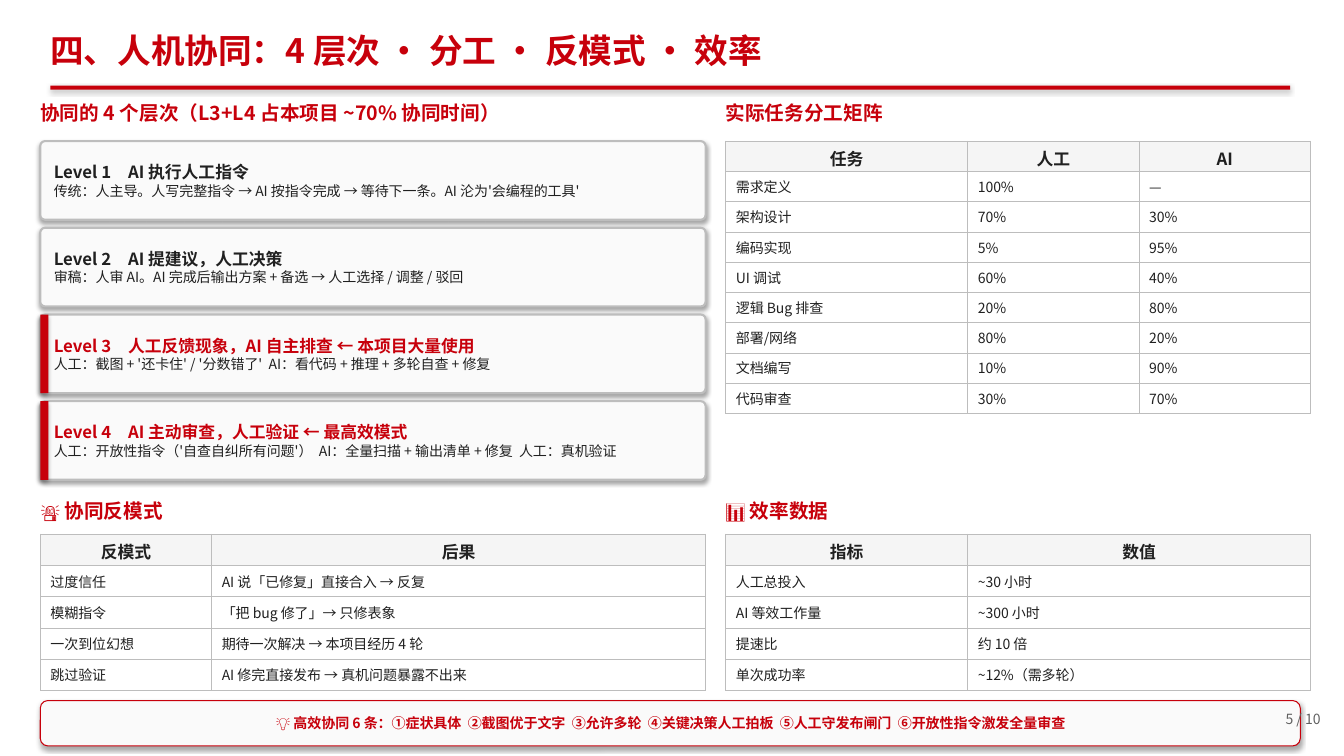
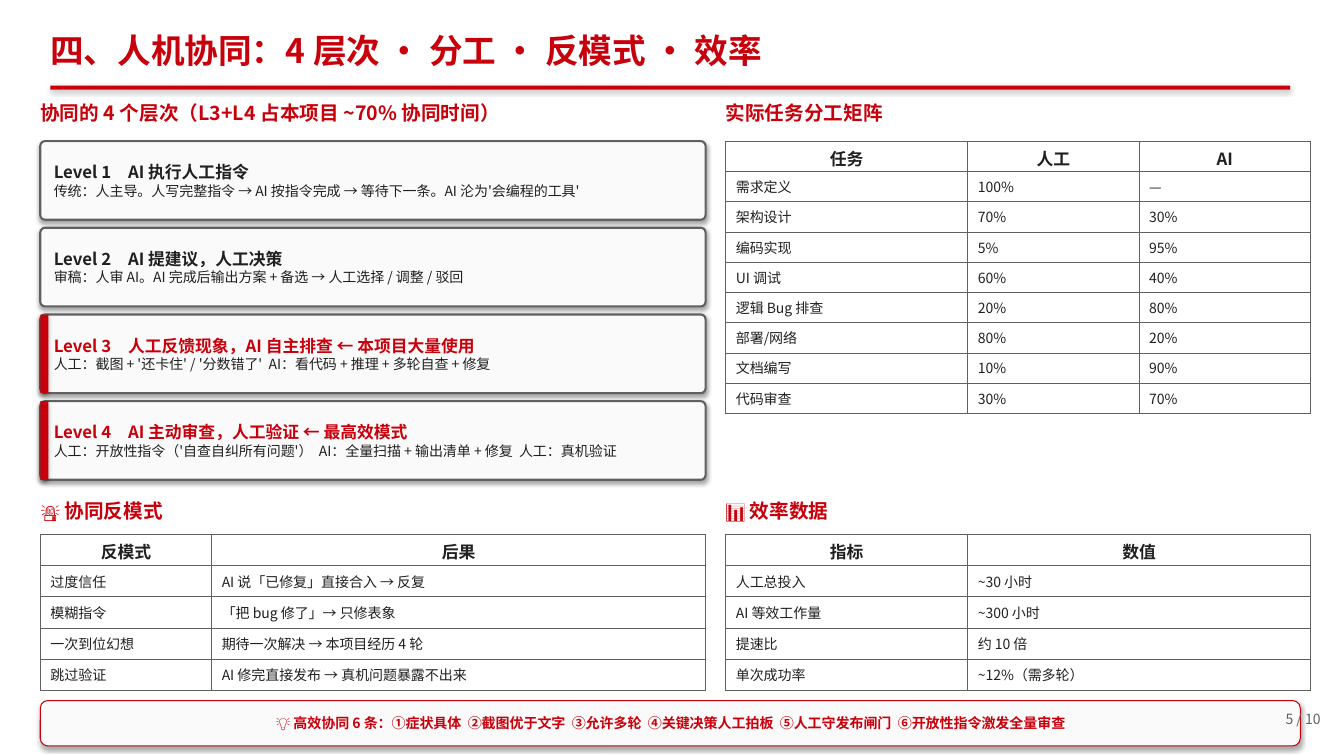
Before and after one commit to berming/AndroidAPP, a slide deck: slide 5 of docs/dev_summary.pptx. Drawn at 1344x756 pixels with LibreOffice and Linux fonts; fonts in the diff are those of the drawing. Boxes give left, top, right and bottom in pixels: in the first picture for what was removed or moved away, otherwise in the second. Text is boxed around its words. In the diff, an @@ line names an element or a change of style, - is before the commit and + after.

```diff
--- a/docs/dev_summary.pptx
+++ b/docs/dev_summary.pptx
@@ table at (726, 141, 1311, 413) @@
@@ fill #F5F5F5 to #FFFFFF in row 1 @@
@@ borders changed @@
@@ outline #BDBDBD 1.5 pt to #606060 1.5 pt in 4 elements at (40, 141, 706, 220), (40, 228, 706, 307), (40, 315, 706, 393), (40, 401, 706, 480) @@
@@ table at (40, 534, 706, 691) @@
@@ fill #F5F5F5 to #FFFFFF in row 1 @@
@@ borders changed @@
@@ table at (726, 534, 1311, 691) @@
@@ fill #F5F5F5 to #FFFFFF in row 1 @@
@@ borders changed @@
```
Also in this commit, not shown: 8 other slides changed, 1 other file.
